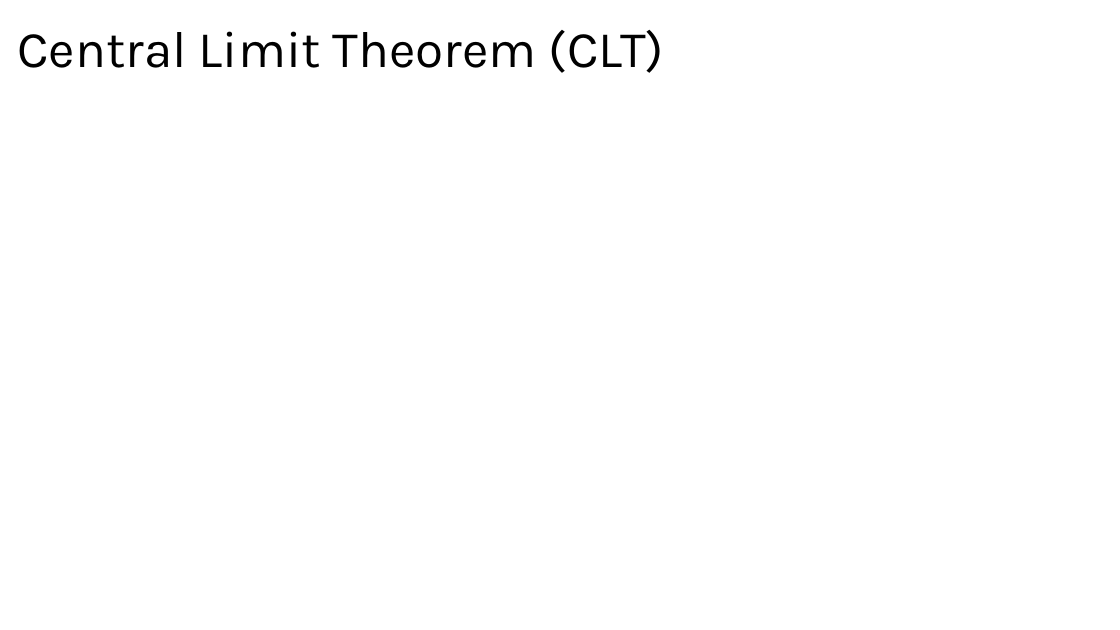
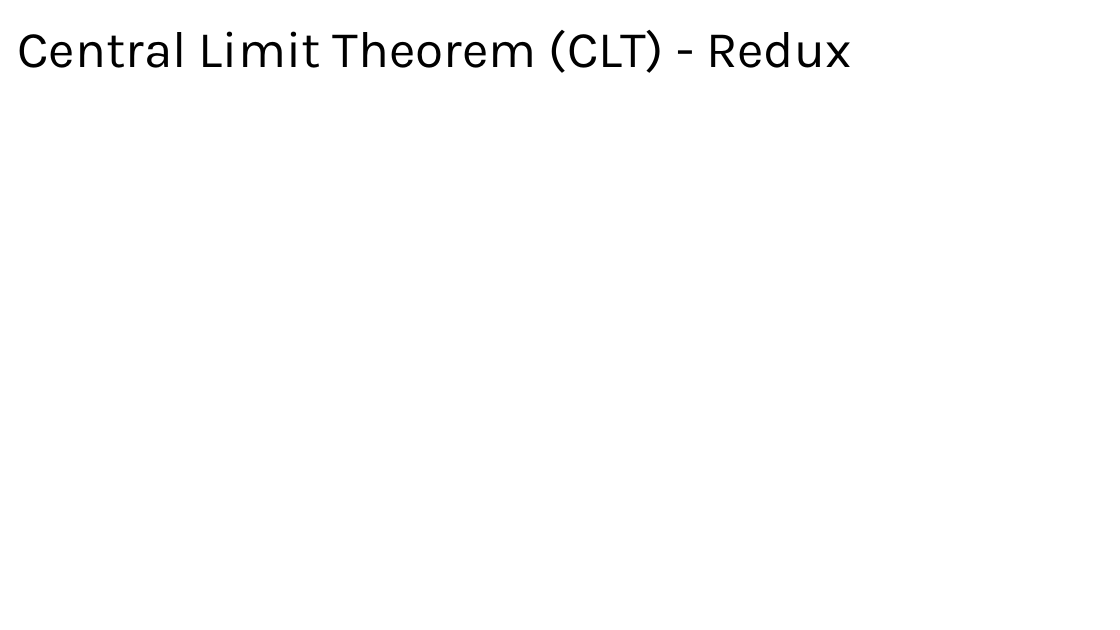
Before and after one commit to bigdataforsocialjustice/stats-for-social-justice, a slide deck: slide 11 of slides/dummy/dummy_vars.pptx. Drawn at 1120x630 pixels with LibreOffice and Linux fonts; fonts in the diff are those of the drawing; grey boxes stand for pictures. Boxes give left, top, right and bottom in pixels: in the first picture for what was removed or moved away, otherwise in the second. Text is boxed around its words. In the diff, an @@ line names an element or a change of style, - is before the commit and + after.

```diff
--- a/slides/dummy/dummy_vars.pptx
+++ b/slides/dummy/dummy_vars.pptx
@@ title at [17, 30, 851, 73]: text changed @@
-Central Limit Theorem (CLT)
+Central Limit Theorem (CLT) - Redux
```
Also in this commit, not shown: 13 other slides changed, 1 slide added.
